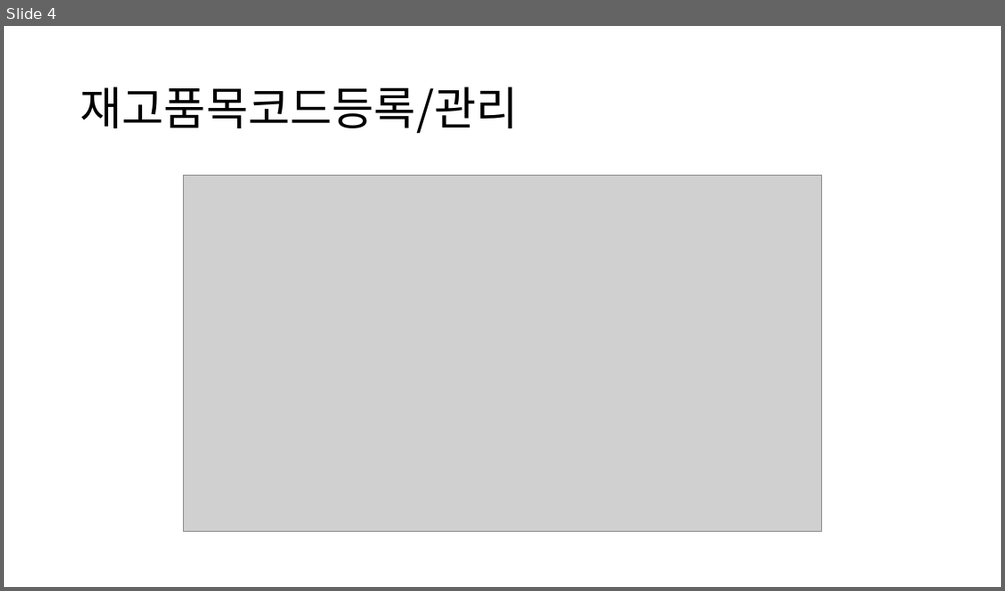
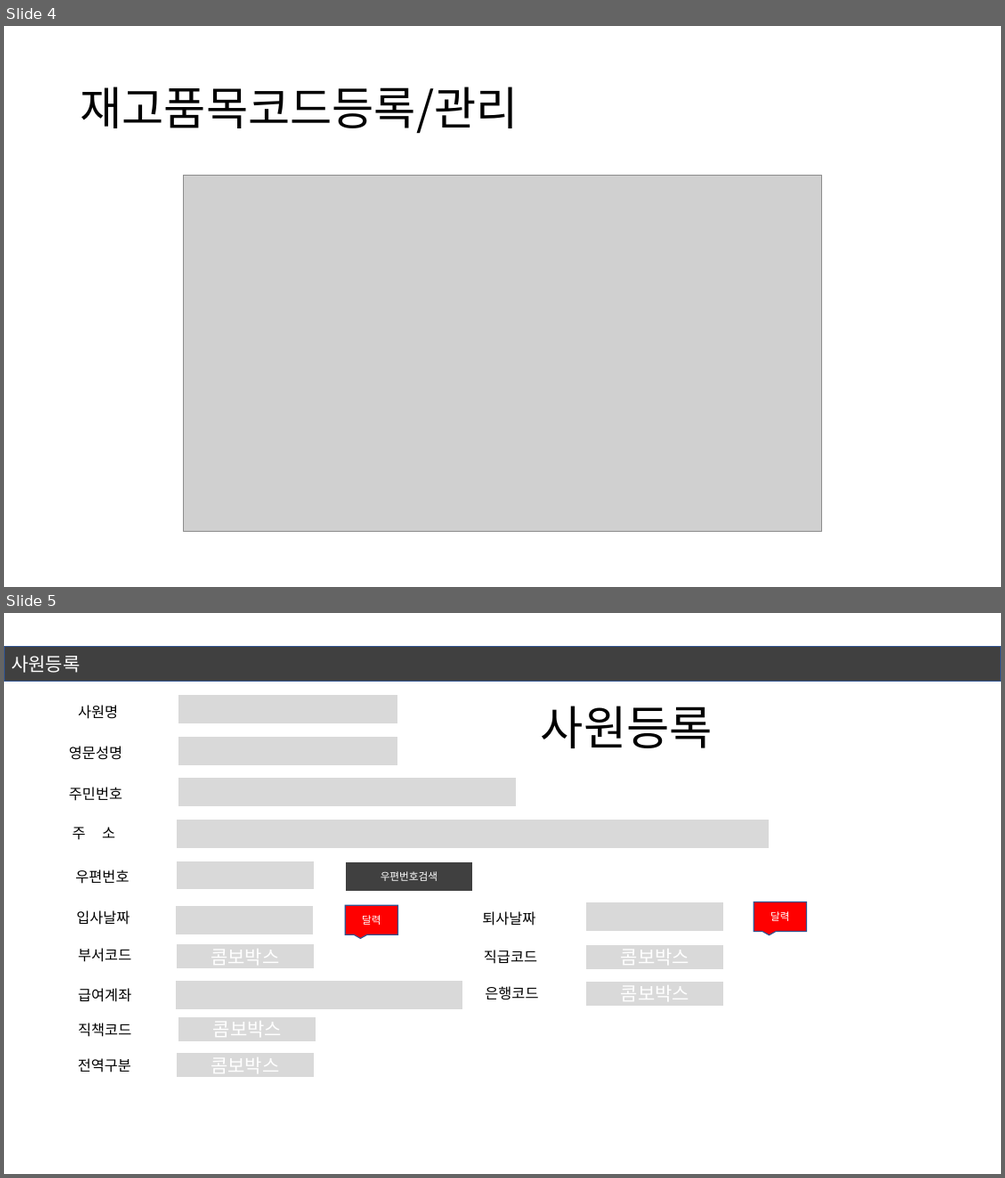
Before and after one commit to whoarey2/WAS, a slide deck: view.pptx. Shown one above the other, each under a label of ours: slide 4 before the commit, slides 4 and 5 after it. The pictures are 1005x591 and 1005x1178 pixels, drawn with LibreOffice and Linux fonts; fonts in the diff are those of the drawing; grey boxes stand for pictures. Boxes give left, top, right and bottom in pixels: in the first picture for what was removed or moved away, otherwise in the second. Text is boxed around its words. In the diff, an @@ line names an element or a change of style, - is before the commit and + after.

Commit message:
문서파일 업데이트

```diff
--- a/view.pptx
+++ b/view.pptx
@@ slide 5 added at [4,613,1001,1174], background #FFFFFF @@
@@ rectangle added at [4,646,1001,681], fill #404040, outline #325491 1 pt, 18 pt, text #FFFFFF @@
+사원등록
@@ text added at [78,705,118,719], 14 pt, text #000000 @@
+사원명
@@ rectangle added at [178,695,398,723], fill #D9D9D9, outline #FFFFFF 1 pt @@
@@ text added at [541,706,712,748], 45 pt, text #000000 @@
+사원등록
@@ text added at [69,746,122,760], 14 pt, text #000000 @@
+영문성명
@@ rectangle added at [178,737,398,765], fill #D9D9D9, outline #FFFFFF 1 pt @@
@@ text added at [69,787,122,801], 14 pt, text #000000 @@
+주민번호
@@ rectangle added at [178,778,517,807], fill #D9D9D9, outline #FFFFFF 1 pt @@
@@ rectangle added at [176,819,769,849], fill #D9D9D9, outline #FFFFFF 1 pt @@
@@ text added at [73,827,115,840], 14 pt, text #000000 @@
+주 소
@@ text added at [75,869,129,884], 14 pt, text #000000 @@
+우편번호
@@ rectangle added at [176,860,314,890], fill #D9D9D9, outline #FFFFFF 1 pt @@
@@ rectangle added at [345,862,473,892], fill #404040, outline #FFFFFF 1 pt, 10 pt, text #FFFFFF @@
+우편번호검색
@@ rectangle added at [175,906,313,934], fill #D9D9D9, outline #FFFFFF 1 pt @@
@@ speech box added at [345,906,398,934], fill #FF0000, outline #325491 1 pt, 10 pt, text #FFFFFF @@
+달력
@@ rectangle added at [587,901,724,931], fill #D9D9D9, outline #FFFFFF 1 pt @@
@@ speech box added at [754,901,807,931], fill #FF0000, outline #325491 1 pt, 10 pt, text #FFFFFF @@
+달력
@@ text added at [76,910,129,925], 14 pt, text #000000 @@
+입사날짜
@@ text added at [482,911,535,925], 14 pt, text #000000 @@
+퇴사날짜
@@ text added at [78,948,131,962], 14 pt, text #000000 @@
+부서코드
@@ rectangle added at [176,943,314,969], fill #D9D9D9, outline #FFFFFF 1 pt, 18 pt, text #FFFFFF @@
+콤보박스
@@ text added at [484,949,537,964], 14 pt, text #000000 @@
+직급코드
@@ rectangle added at [587,944,724,970], fill #D9D9D9, outline #FFFFFF 1 pt, 18 pt, text #FFFFFF @@
+콤보박스
@@ rectangle added at [175,981,463,1010], fill #D9D9D9, outline #FFFFFF 1 pt @@
@@ text added at [485,986,538,1000], 14 pt, text #000000 @@
+은행코드
@@ rectangle added at [587,981,724,1006], fill #D9D9D9, outline #FFFFFF 1 pt, 18 pt, text #FFFFFF @@
+콤보박스
@@ text added at [78,988,131,1002], 14 pt, text #000000 @@
+급여계좌
@@ text added at [78,1022,131,1037], 14 pt, text #000000 @@
+직책코드
@@ rectangle added at [178,1016,316,1041], fill #D9D9D9, outline #FFFFFF 1 pt, 18 pt, text #FFFFFF @@
+콤보박스
@@ text added at [78,1058,131,1072], 14 pt, text #000000 @@
+전역구분
@@ rectangle added at [176,1053,314,1078], fill #D9D9D9, outline #FFFFFF 1 pt, 18 pt, text #FFFFFF @@
+콤보박스
```
